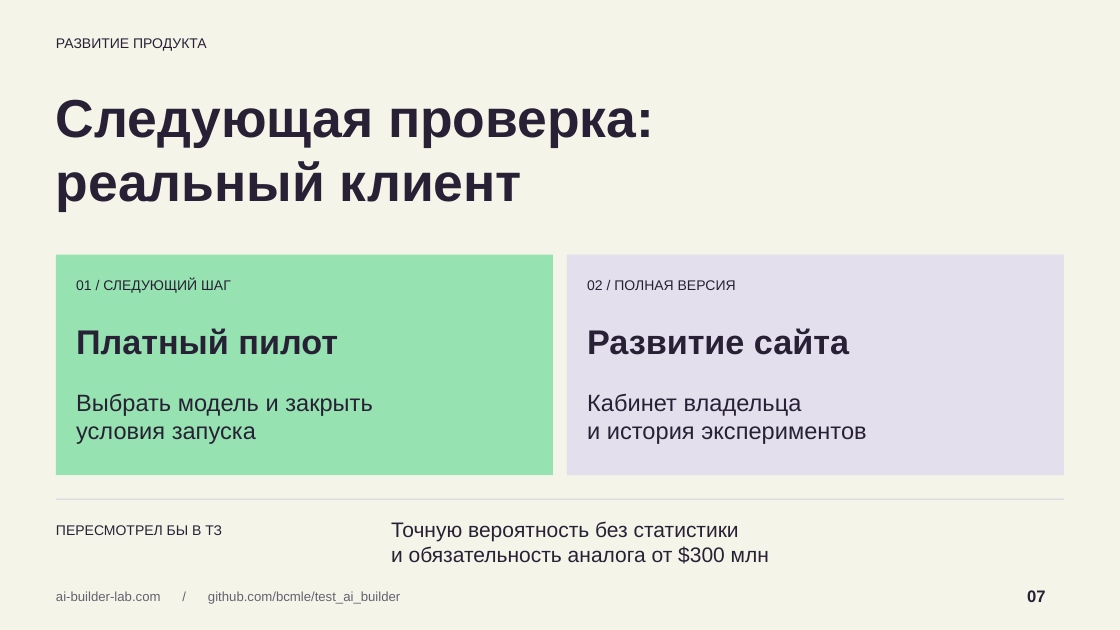
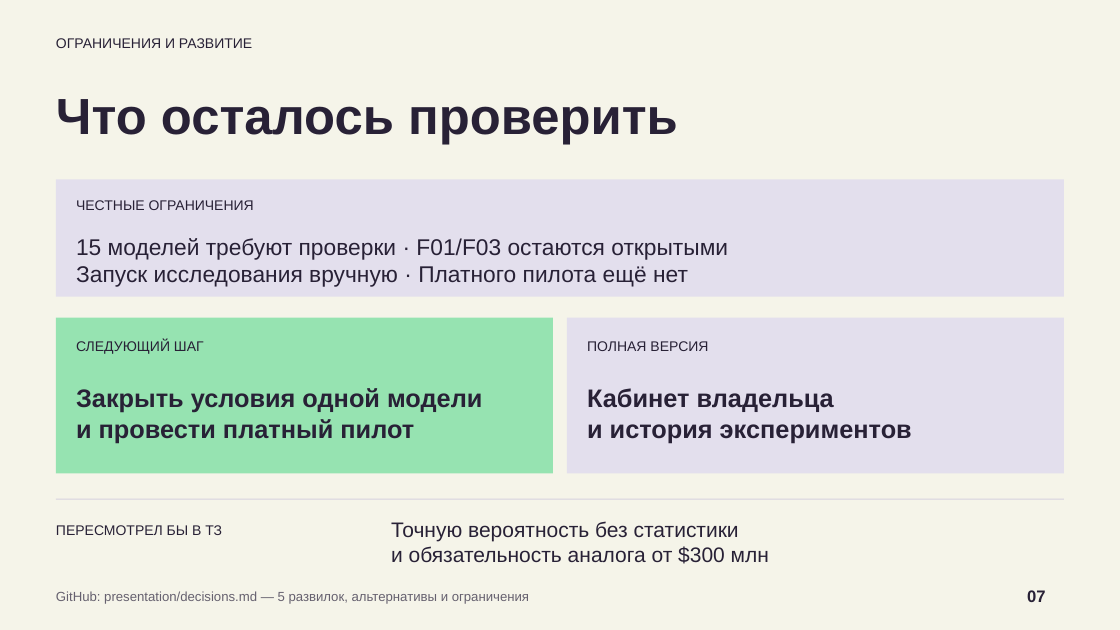
Before and after one commit to bcmle/test_ai_builder, a slide deck: slide 7 of presentation/AI-Builder-CEO.pptx. Drawn at 1120x630 pixels with LibreOffice and Linux fonts; fonts in the diff are those of the drawing. Boxes give left, top, right and bottom in pixels: in the first picture for what was removed or moved away, otherwise in the second. Text is boxed around its words. In the diff, an @@ line names an element or a change of style, - is before the commit and + after.

Commit message:
docs: cover assignment decisions and limitations in defense deck

```diff
--- a/presentation/AI-Builder-CEO.pptx
+++ b/presentation/AI-Builder-CEO.pptx
@@ text at bbox=[56, 38, 252, 48]: text changed @@
-РАЗВИТИЕ ПРОДУКТА
+ОГРАНИЧЕНИЯ И РАЗВИТИЕ
@@ text removed at bbox=[56, 99, 654, 211] @@
-Следующая проверка:
-реальный клиент
@@ text added at bbox=[56, 99, 678, 145], 43.5 pt, text #282136, bold @@
+Что осталось проверить
@@ rectangle added at bbox=[56, 180, 1065, 297], fill #E3DFED @@
@@ text added at bbox=[76, 200, 254, 210], 12 pt, text #282136 @@
+ЧЕСТНЫЕ ОГРАНИЧЕНИЯ
@@ text added at bbox=[76, 238, 728, 287], 19.5 pt, text #282136 @@
+15 моделей требуют проверки · F01/F03 остаются открытыми
+Запуск исследования вручную · Платного пилота ещё нет
@@ rectangle: place and size @@
-rectangle at bbox=[56, 255, 554, 475]
+rectangle at bbox=[56, 318, 554, 473]
@@ text removed at bbox=[76, 328, 338, 355] @@
-Платный пилот
@@ rectangle: place and size @@
-rectangle at bbox=[567, 255, 1065, 475]
+rectangle at bbox=[567, 318, 1065, 473]
@@ text removed at bbox=[587, 328, 849, 355] @@
-Развитие сайта
@@ text at bbox=[76, 340, 204, 354]: text changed @@
-01 / СЛЕДУЮЩИЙ ШАГ
+СЛЕДУЮЩИЙ ШАГ
@@ text at bbox=[587, 341, 708, 351]: text changed @@
-02 / ПОЛНАЯ ВЕРСИЯ
+ПОЛНАЯ ВЕРСИЯ
@@ text at bbox=[76, 388, 482, 443]: text changed; size 20.2 to 21.8 pt; bold on @@
-Выбрать модель и закрыть
-условия запуска
+Закрыть условия одной модели
+и провести платный пилот
@@ text "Кабинет владельца" at bbox=[587, 388, 912, 443]: size 20.2 to 21.8 pt, bold on @@
@@ text at bbox=[56, 591, 529, 604]: text changed @@
-ai-builder-lab.com / github.com/bcmle/test_ai_builder
+GitHub: presentation/decisions.md — 5 развилок, альтернативы и ограничения
```
Also in this commit, not shown: 4 other slides changed, 9 other files.
